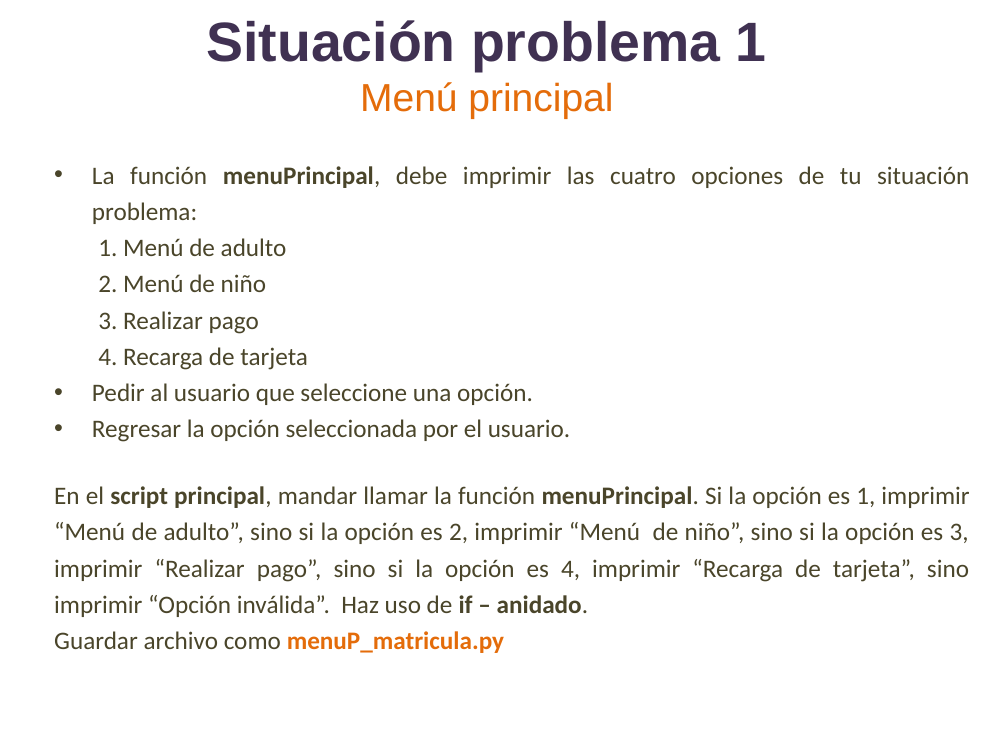
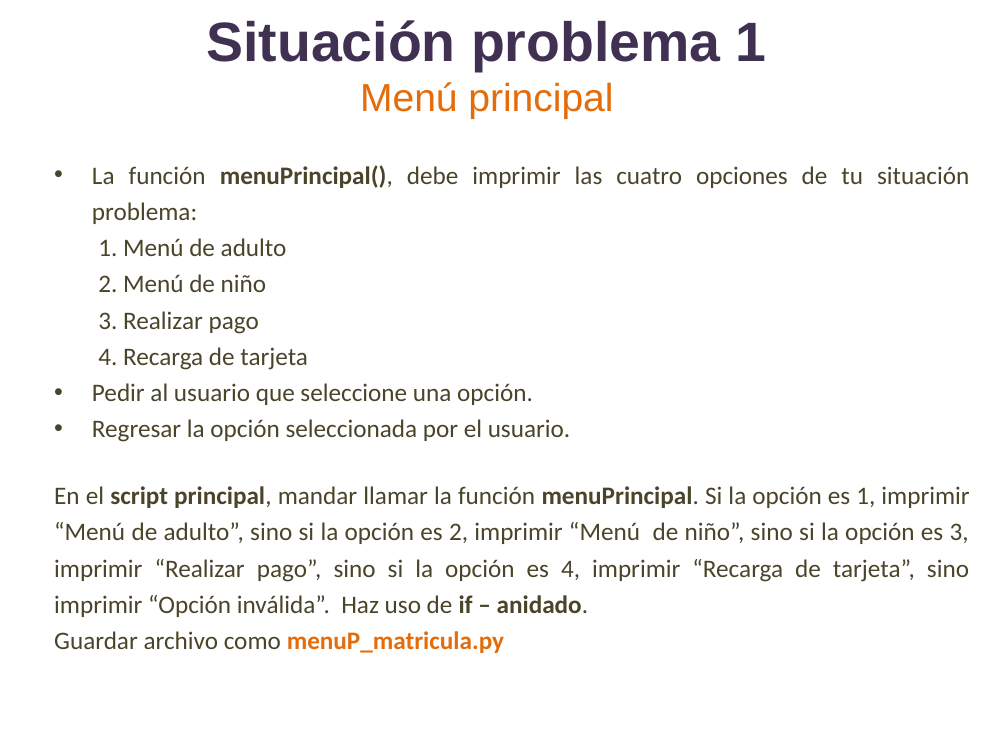
Before and after one commit to lizetheP/PensamientoC, a slide deck: slide 5 of Calendario2019/Presentaciones/Semana2/SITUACION1_F.pptx. Drawn at 1008x756 pixels with LibreOffice and Linux fonts; fonts in the diff are those of the drawing. Boxes give left, top, right and bottom in pixels: in the first picture for what was removed or moved away, otherwise in the second. Text is boxed around its words. In the diff, an @@ line names an element or a change of style, - is before the commit and + after.

```diff
--- a/Calendario2019/Presentaciones/Semana2/SITUACION1_F.pptx
+++ b/Calendario2019/Presentaciones/Semana2/SITUACION1_F.pptx
@@ text at (92, 165, 969, 224): text changed @@
-  • La función menuPrincipal, debe imprimir las cuatro opciones de tu situación problema:
+  • La función menuPrincipal(), debe imprimir las cuatro opciones de tu situación problema:
```
Also in this commit, not shown: 7 other slides changed, 5 slides added, 1 other file.
